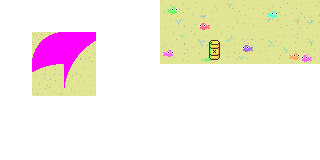
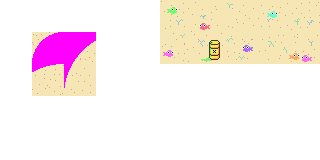
Layered file, before and after one edit (320×160). Changes by layer:
painted on "Background" over [32,0,320,96]
